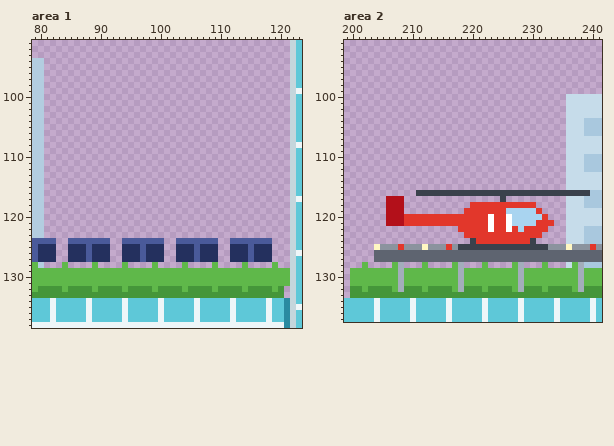
Pixel-art file: src/media/photos/sprites/scenes/hospital_10.aseprite. That is the earlier state.
320x240 pixels, 1 frame. Colours within 5 levels of each other are drawn and written as one. Shown: area 1: x 79..123, y 91..138; area 2: x 199..241, y 91..137. The commit also changed other parts of the picture, which this record leaves out.
New version:
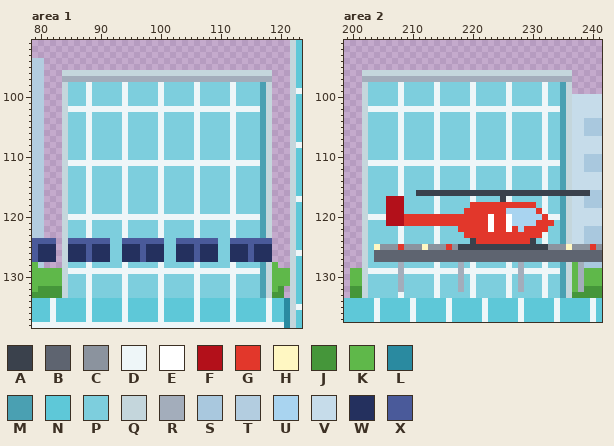
Palette (. is transparent): A #3a414c  B #5e6470  C #8b939e  D #eef6f8  E #ffffff  F #b3101a  G #e2372b  H #fff7c2  J #45963a  K #5fb84a  L #2a8aa0  M #4aa0b2  N #5ec8d8  P #7dcedd  Q #c4d6dc  R #a3adbb  S #a9c8de  T #b3cde0  U #a9d4f0  V #c6dcea  W #24305e  X #4a5a9a
Changes in this commit:
Changed rows in their new state; - is an unchanged pixel.
Area 1:
first column x 84:
 96 QQQQQQQQQQQQQQQQQQQQQQQQQQQQQQQQQQQ
 97 RRRRRRRRRRRRRRRRRRRRRRRRRRRRRRRRRRR
 98 QPPPDPPPPPDPPPPPDPPPPPDPPPPPDPPPPMQ
 99 QPPPDPPPPPDPPPPPDPPPPPDPPPPPDPPPPMQ
100 QPPPDPPPPPDPPPPPDPPPPPDPPPPPDPPPPMQ
101 QPPPDPPPPPDPPPPPDPPPPPDPPPPPDPPPPMQ
102 QDDDDDDDDDDDDDDDDDDDDDDDDDDDDDDDDMQ
103 QPPPDPPPPPDPPPPPDPPPPPDPPPPPDPPPPMQ
104 QPPPDPPPPPDPPPPPDPPPPPDPPPPPDPPPPMQ
105 QPPPDPPPPPDPPPPPDPPPPPDPPPPPDPPPPMQ
106 QPPPDPPPPPDPPPPPDPPPPPDPPPPPDPPPPMQ
107 QPPPDPPPPPDPPPPPDPPPPPDPPPPPDPPPPMQ
108 QPPPDPPPPPDPPPPPDPPPPPDPPPPPDPPPPMQ
109 QPPPDPPPPPDPPPPPDPPPPPDPPPPPDPPPPMQ
110 QPPPDPPPPPDPPPPPDPPPPPDPPPPPDPPPPMQ
111 QDDDDDDDDDDDDDDDDDDDDDDDDDDDDDDDDMQ
112 QPPPDPPPPPDPPPPPDPPPPPDPPPPPDPPPPMQ
113 QPPPDPPPPPDPPPPPDPPPPPDPPPPPDPPPPMQ
114 QPPPDPPPPPDPPPPPDPPPPPDPPPPPDPPPPMQ
115 QPPPDPPPPPDPPPPPDPPPPPDPPPPPDPPPPMQ
116 QPPPDPPPPPDPPPPPDPPPPPDPPPPPDPPPPMQ
117 QPPPDPPPPPDPPPPPDPPPPPDPPPPPDPPPPMQ
118 QPPPDPPPPPDPPPPPDPPPPPDPPPPPDPPPPMQ
119 QPPPDPPPPPDPPPPPDPPPPPDPPPPPDPPPPMQ
120 QDDDDDDDDDDDDDDDDDDDDDDDDDDDDDDDDMQ
121 QPPPDPPPPPDPPPPPDPPPPPDPPPPPDPPPPMQ
122 QPPPDPPPPPDPPPPPDPPPPPDPPPPPDPPPPMQ
123 QPPPDPPPPPDPPPPPDPPPPPDPPPPPDPPPPMQ
124 Q-------PP-------PP-------PP-------
125 Q-------PP-------PP-------PP-------
126 Q-------PP-------PP-------PP-------
127 Q-------PP-------PP-------PP-------
128 QPPPDPPPPPDPPPPPDPPPPPDPPPPPDPPPPMQ
129 QDDDDDDDDDDDDDDDDDDDDDDDDDDDDDDDDMQ
130 QPPPDPPPPPDPPPPPDPPPPPDPPPPPDPPPPMQ
131 QPPPDPPPPPDPPPPPDPPPPPDPPPPPDPPPPMQ
132 QPPPDPPPPPDPPPPPDPPPPPDPPPPPDPPPPMQ
133 QPPPDPPPPPDPPPPPDPPPPPDPPPPPDPPPPMQ
Area 2:
first column x 202:
 96 QQQQQQQQQQQQQQQQQQQQQQQQQQQQQQQQQQQ
 97 RRRRRRRRRRRRRRRRRRRRRRRRRRRRRRRRRRR
 98 QPPPPPDPPPPPDPPPPPDPPPPPDPPPPPDPPMQ
 99 QPPPPPDPPPPPDPPPPPDPPPPPDPPPPPDPPMQ
100 QPPPPPDPPPPPDPPPPPDPPPPPDPPPPPDPPMQ
101 QPPPPPDPPPPPDPPPPPDPPPPPDPPPPPDPPMQ
102 QDDDDDDDDDDDDDDDDDDDDDDDDDDDDDDDDMQ
103 QPPPPPDPPPPPDPPPPPDPPPPPDPPPPPDPPMQ
104 QPPPPPDPPPPPDPPPPPDPPPPPDPPPPPDPPMQ
105 QPPPPPDPPPPPDPPPPPDPPPPPDPPPPPDPPMQ
106 QPPPPPDPPPPPDPPPPPDPPPPPDPPPPPDPPMQ
107 QPPPPPDPPPPPDPPPPPDPPPPPDPPPPPDPPMQ
108 QPPPPPDPPPPPDPPPPPDPPPPPDPPPPPDPPMQ
109 QPPPPPDPPPPPDPPPPPDPPPPPDPPPPPDPPMQ
110 QPPPPPDPPPPPDPPPPPDPPPPPDPPPPPDPPMQ
111 QDDDDDDDDDDDDDDDDDDDDDDDDDDDDDDDDMQ
112 QPPPPPDPPPPPDPPPPPDPPPPPDPPPPPDPPMQ
113 QPPPPPDPPPPPDPPPPPDPPPPPDPPPPPDPPMQ
114 QPPPPPDPPPPPDPPPPPDPPPPPDPPPPPDPPMQ
115 QPPPPPDPPPPPDPPPPPDPPPPPDPPPPPDPPMQ
116 QPPPPPDPP--------------------------
117 QPPP---PPPPPDPPPPPDPPPP-DPPPPPDPPMQ
118 QPPP---PPPPPDPPPPP-----------PDPPMQ
119 QPPP---PPPPPDPPPP-------------DPPMQ
120 QDDD---------------------------DDMQ
121 QPPP----------------------------PMQ
122 QPPPPPDPPPPPDPPP---------------PPMQ
123 QPPPPPDPPPPPDPPPP-------------DPPMQ
124 QPPPPPDPPPPPDPPPPP-----------PDPPMQ
125 QP---------------------------------
126 QP---------------------------------
127 QP---------------------------------
128 QPPPPP-PPPPPDPPP-PDPPPPPDP-PPPDPPMQ
129 QDDDDD-DDDDDDDDD-DDDDDDDDD-DDDDDDMQ
130 QPPPPP-PPPPPDPPP-PDPPPPPDP-PPPDPPMQ
131 QPPPPP-PPPPPDPPP-PDPPPPPDP-PPPDPPMQ
132 QPPPPP-PPPPPDPPP-PDPPPPPDP-PPPDPPMQ
133 QPPPPPDPPPPPDPPPPPDPPPPPDPPPPPDPPMQ
Changed places in both pictures, as pixel boxes (x1, y1, x2, y2):
changed: (62, 70, 272, 298)
changed: (362, 70, 572, 298)
